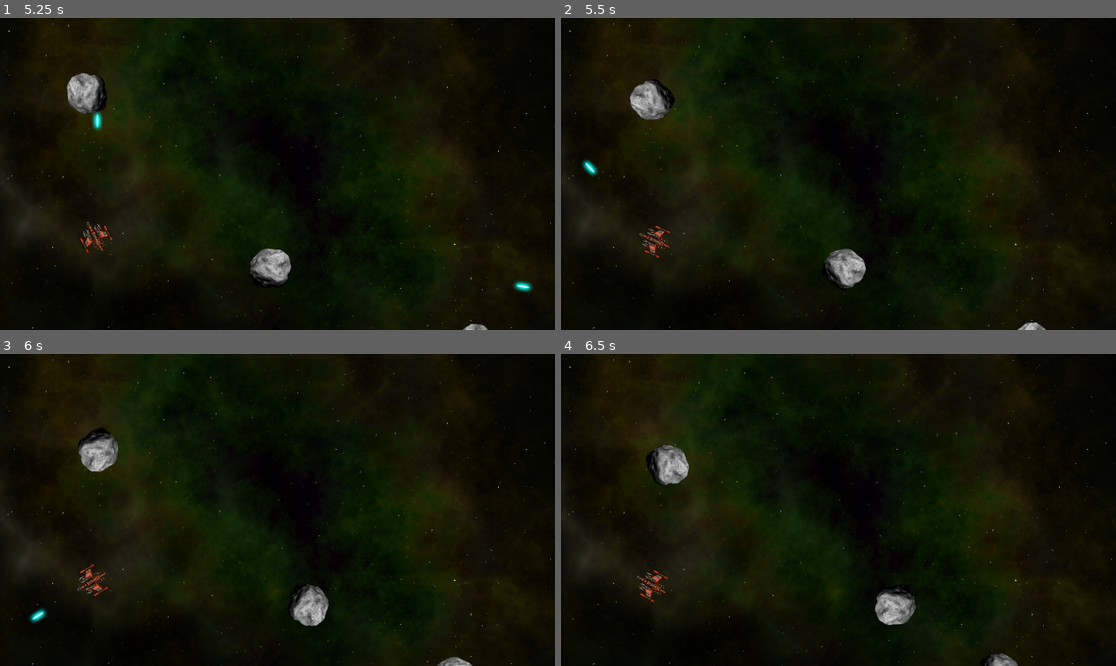
Above: before the commit, frames 1-4 (two rows, left to right).
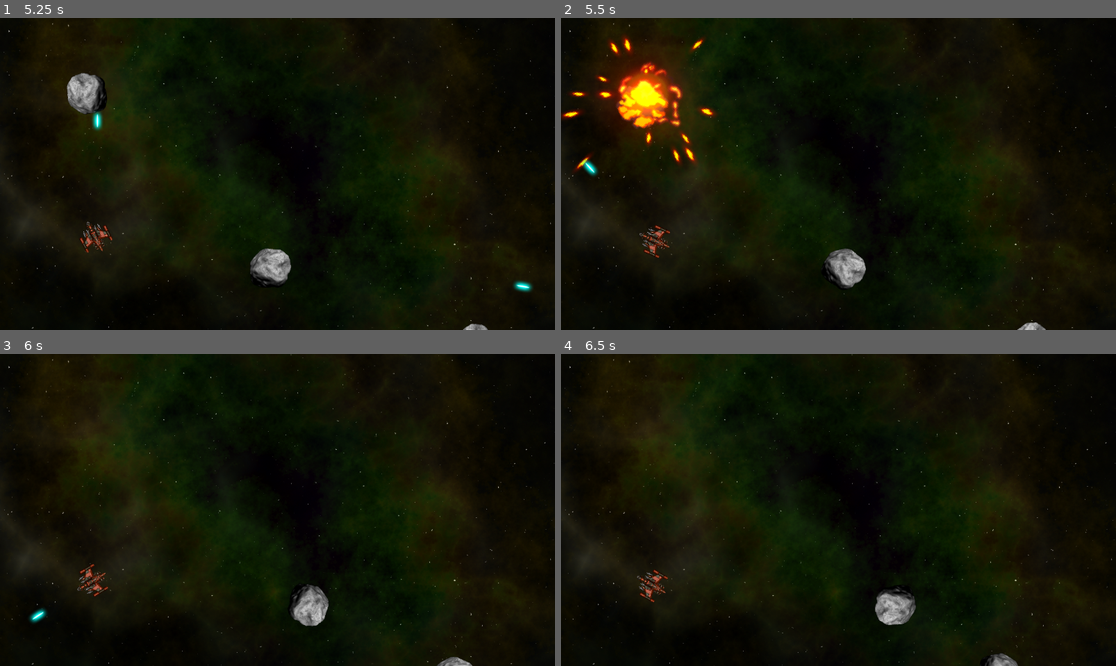
Above: after the commit, the same moments.

Repository: dk292/Space_Rock_Shooter
Game: Godot game, scene res://scenes/main.tscn
Two runs of this game, one before a commit and one after it. Both use one fixed random seed, a clock stepped at 60 frames per second and the inputs below.
Inputs:
- Up to frame 1 (5.25 s): hold D (rotate_right) 0.53-1.28 s; hold Space (shoot) 0.53-1.28 s; hold A (rotate_left) 1.28-2.03 s; tap Space (shoot) at 1.35, 2.85, 4.35 s; hold D (rotate_right) 2.03-2.78 s; hold Space (shoot) 2.03-2.78 s; hold W (thrust) 2.78-3.53 s; hold Space (shoot) 3.53-4.28 s; hold A (rotate_left) from 3.53 s (still down); hold Space (shoot) from 5.03 s (still down)
- Up to frame 2 (5.5 s): keep holding A (rotate_left); keep holding Space (shoot)
- Up to frame 3 (6 s): release A (rotate_left) at 5.78 s; release Space (shoot) at 5.78 s; hold D (rotate_right) from 5.78 s (still down); tap Space (shoot) at 5.85 s
- Up to frame 4 (6.5 s): keep holding D (rotate_right)

Frame 1 is identical in both runs. In frame 2, 3.5% of the frame differs, in the area x 0-29%, y 5-50%; in frame 3, 0.7%; in frame 4, 0.7%.

Commit message:
adding rock explosion effect

Diff:
--- /dev/null
+++ b/scenes/Effects/explosion.tscn
@@ -0,0 +1,52 @@
+[gd_scene load_steps=5 format=3 uid="uid://b8vg6v4ooadag"]
+
+[ext_resource type="Texture2D" uid="uid://bfi6pjo5kr7cm" path="res://assets/explosion.png" id="1_36onu"]
+
+[sub_resource type="Animation" id="Animation_nqtyk"]
+resource_name = "explosion"
+length = 0.64
+step = 0.01
+tracks/0/type = "value"
+tracks/0/imported = false
+tracks/0/enabled = true
+tracks/0/path = NodePath(".:frame")
+tracks/0/interp = 1
+tracks/0/loop_wrap = true
+tracks/0/keys = {
+"times": PackedFloat32Array(0, 0.64),
+"transitions": PackedFloat32Array(1, 1),
+"update": 0,
+"values": [0, 63]
+}
+
+[sub_resource type="Animation" id="Animation_fg07i"]
+length = 0.001
+tracks/0/type = "value"
+tracks/0/imported = false
+tracks/0/enabled = true
+tracks/0/path = NodePath(".:frame")
+tracks/0/interp = 1
+tracks/0/loop_wrap = true
+tracks/0/keys = {
+"times": PackedFloat32Array(0),
+"transitions": PackedFloat32Array(1),
+"update": 1,
+"values": [63]
+}
+
+[sub_resource type="AnimationLibrary" id="AnimationLibrary_lgwtl"]
+_data = {
+"RESET": SubResource("Animation_fg07i"),
+"explosion": SubResource("Animation_nqtyk")
+}
+
+[node name="Explosion" type="Sprite2D"]
+texture = ExtResource("1_36onu")
+hframes = 8
+vframes = 8
+frame = 63
+
+[node name="AnimationPlayer" type="AnimationPlayer" parent="."]
+libraries = {
+"": SubResource("AnimationLibrary_lgwtl")
+}
--- a/scenes/objects/rock.gd
+++ b/scenes/objects/rock.gd
@@ -1,4 +1,6 @@
 extends RigidBody2D
+
+signal exploded
 
 var screensize = Vector2.ZERO
 var size
@@ -16,9 +18,21 @@
 	size = _size
 	mass = 1.5 * size
 	$Sprite2D.scale = Vector2.ONE * scale_factor * size
+	$Explosion.scale = Vector2.ONE * 0.75 * size;
 	radius = int($Sprite2D.texture.get_size().x / 2 * $Sprite2D.scale.x)
 	var shape = CircleShape2D.new()
 	shape.radius = radius
 	$CollisionShape2D.shape = shape
 	linear_velocity = _velocity
 	angular_velocity = randf_range(PI, -PI)
+
+func explode():
+	$CollisionShape2D.set_deferred("disabled", true)
+	$Sprite2D.hide()
+	$Explosion/AnimationPlayer.play("explosion")
+	$Explosion.show()
+	exploded.emit(size, radius, position, linear_velocity)
+	linear_velocity = Vector2.ZERO
+	angular_velocity = 0
+	await $Explosion/AnimationPlayer.animation_finished
+	queue_free()
--- a/scenes/objects/rock.tscn
+++ b/scenes/objects/rock.tscn
@@ -1,12 +1,13 @@
-[gd_scene load_steps=4 format=3 uid="uid://bo612cew77wd"]
+[gd_scene load_steps=5 format=3 uid="uid://bo612cew77wd"]
 
 [ext_resource type="Texture2D" uid="uid://du2tg3ivq4nrv" path="res://assets/rock.png" id="1_1smwv"]
 [ext_resource type="Script" path="res://scenes/objects/rock.gd" id="1_f4xbr"]
+[ext_resource type="PackedScene" uid="uid://b8vg6v4ooadag" path="res://scenes/Effects/explosion.tscn" id="3_nb3c6"]
 
 [sub_resource type="PhysicsMaterial" id="PhysicsMaterial_7wjw6"]
 bounce = 1.0
 
-[node name="Rock" type="RigidBody2D"]
+[node name="Rock" type="RigidBody2D" groups=["rocks"]]
 physics_material_override = SubResource("PhysicsMaterial_7wjw6")
 gravity_scale = 0.0
 linear_damp_mode = 1
@@ -17,3 +18,6 @@
 texture = ExtResource("1_1smwv")
 
 [node name="CollisionShape2D" type="CollisionShape2D" parent="."]
+
+[node name="Explosion" parent="." instance=ExtResource("3_nb3c6")]
+visible = false
